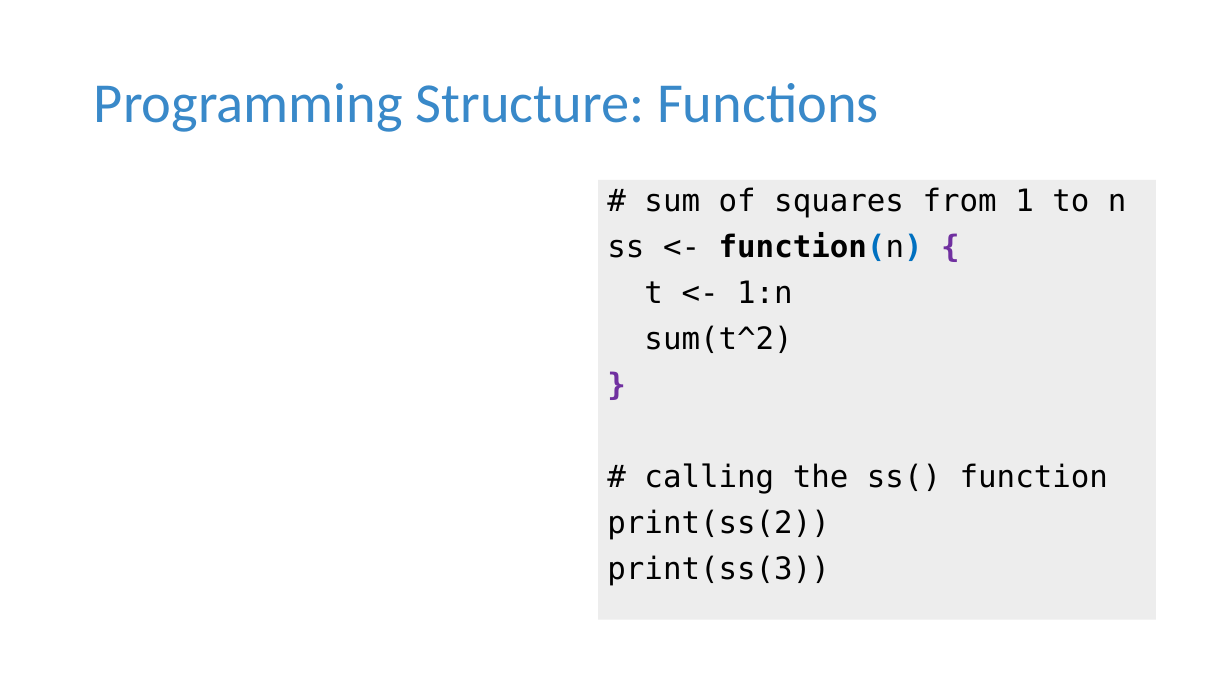
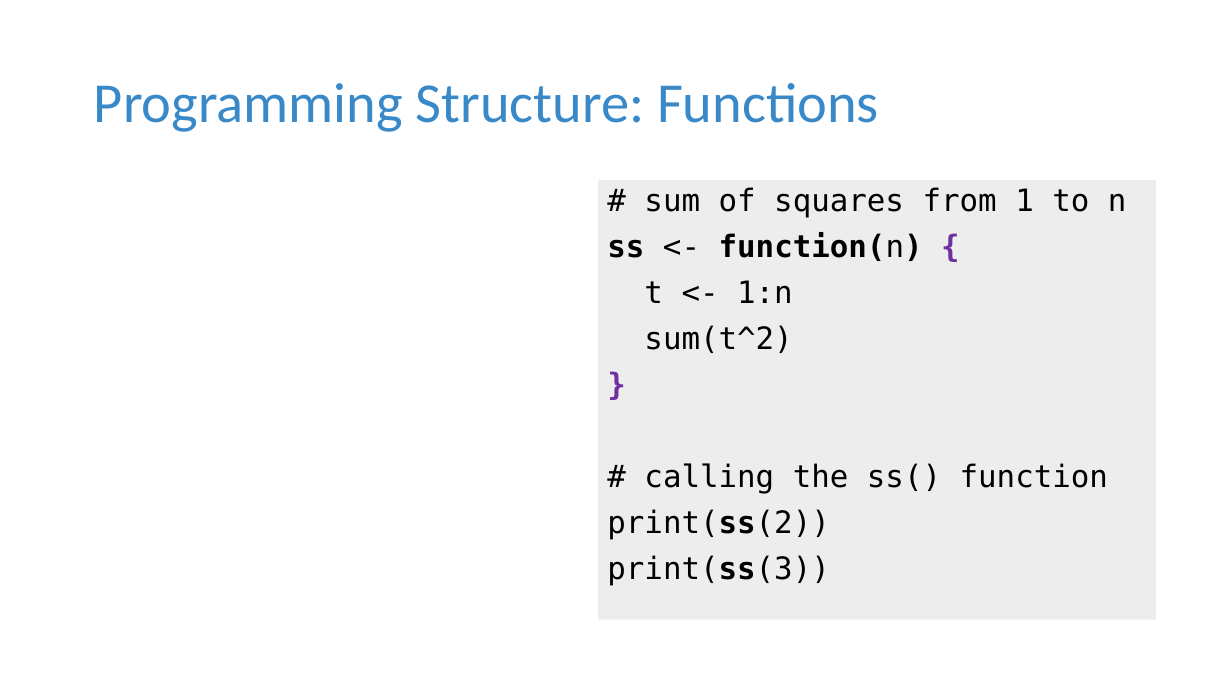
Before and after one commit to tdmdal/r-tutorial-201920-winter, a slide deck: slide 31 of r_intro.pptx (slide 27 before the commit). Drawn at 1232x693 pixels with LibreOffice and Linux fonts; fonts in the diff are those of the drawing; grey boxes stand for pictures. Boxes give left, top, right and bottom in pixels: in the first picture for what was removed or moved away, otherwise in the second. Text is boxed around its words. In the diff, an @@ line names an element or a change of style, - is before the commit and + after.

```diff
--- a/r_intro.pptx
+++ b/r_intro.pptx
@@ text in rectangle at box(607, 232, 923, 586): text colour #0070C0 to #000000 in "function(n)"; bold on in "ss", "print(ss(2))", "print(ss(3))" @@
```
Also in this commit, not shown: 2 other slides changed, 6 slides added, 2 other files.
